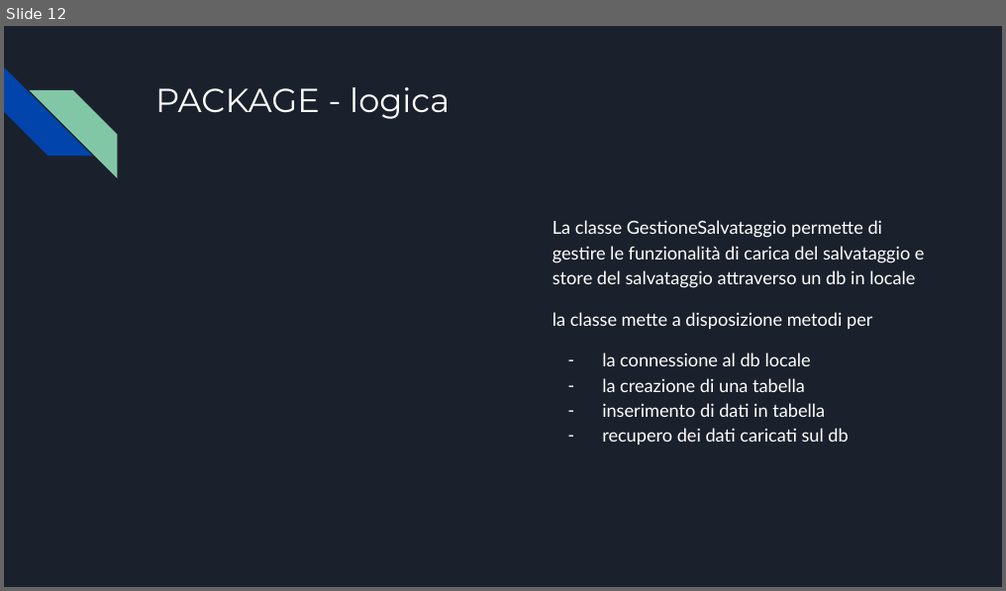
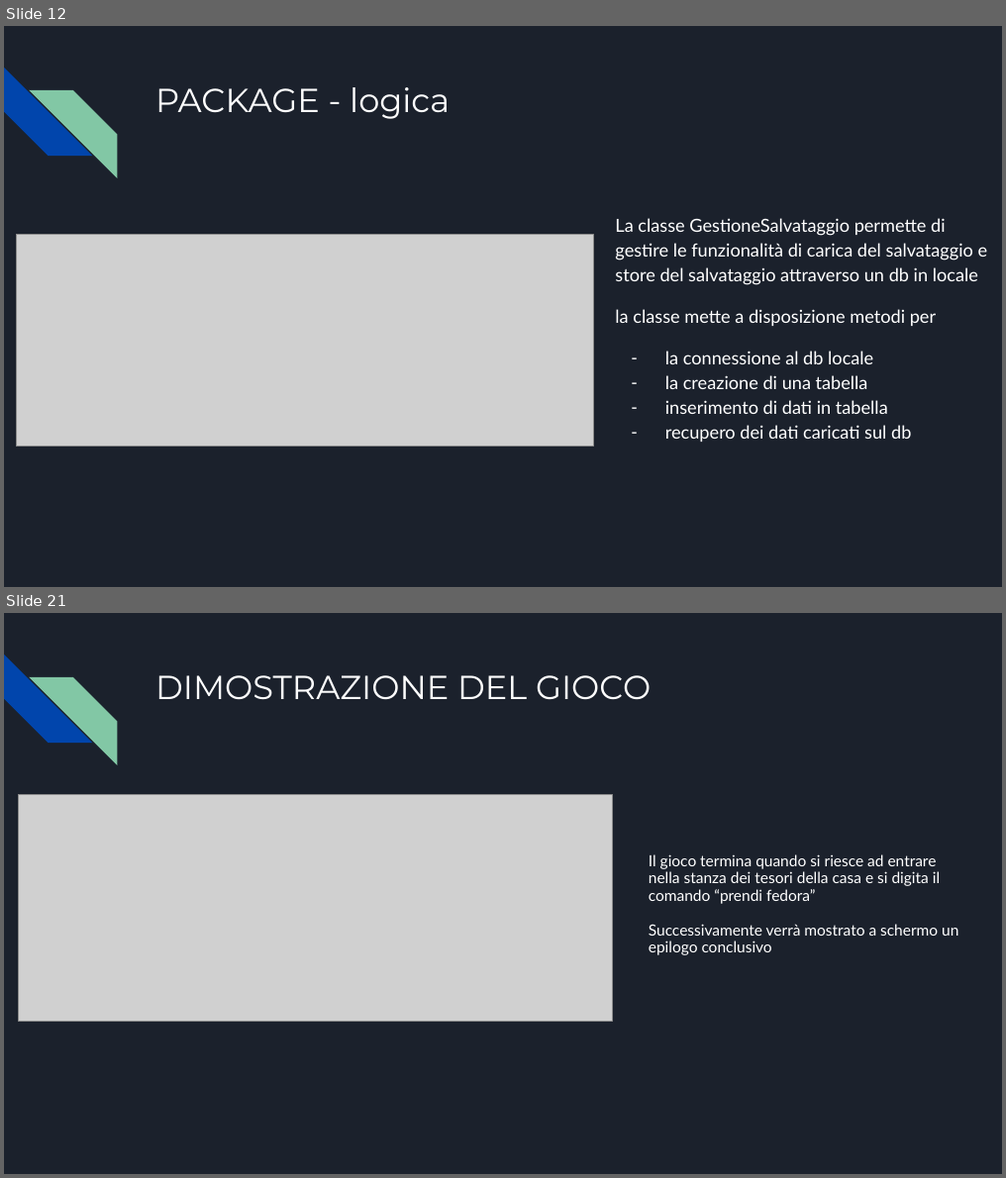
Before and after one commit to vitomarzocca/Esame-MAP, a slide deck: Presentazione senza titolo.pptx. Shown one above the other, each under a label of ours: slide 12 before the commit, slides 12 and 21 after it; the slides between them are not shown. The pictures are 1006x591 and 1006x1178 pixels, drawn with LibreOffice and Linux fonts; fonts in the diff are those of the drawing; grey boxes stand for pictures. Boxes give left, top, right and bottom in pixels: in the first picture for what was removed or moved away, otherwise in the second. Text is boxed around its words. In the diff, an @@ line names an element or a change of style, - is before the commit and + after.

```diff
--- a/Presentazione senza titolo.pptx
+++ b/Presentazione senza titolo.pptx
@@ slide 21 added at (4,613,1002,1174), background #1B212C; not listed: 2 template elements that a slide beside it also shows @@
@@ title added at (155,675,650,700), 24 pt, text #FFFFFF @@
+DIMOSTRAZIONE DEL GIOCO
@@ picture added at (18,794,612,1021) @@
@@ text added at (648,855,958,956), 11.1 pt, text #FFFFFF @@
+Il gioco termina quando si riesce ad entrare nella stanza dei tesori della casa e si digita il comando “prendi fedora”
+Successivamente verrà mostrato a schermo un epilogo conclusivo
@@ slide 12 changed as well @@
@@ text "La classe GestioneSalvataggio permette di ...": place and size @@
-text "La classe GestioneSalvataggio permette di ..." at (552,220,925,445)
+text "La classe GestioneSalvataggio permette di ..." at (615,218,988,442)
@@ picture added at (16,235,594,446) @@
```
Also in this commit, not shown: 10 other slides changed, 8 other slides added, 4 other files.
